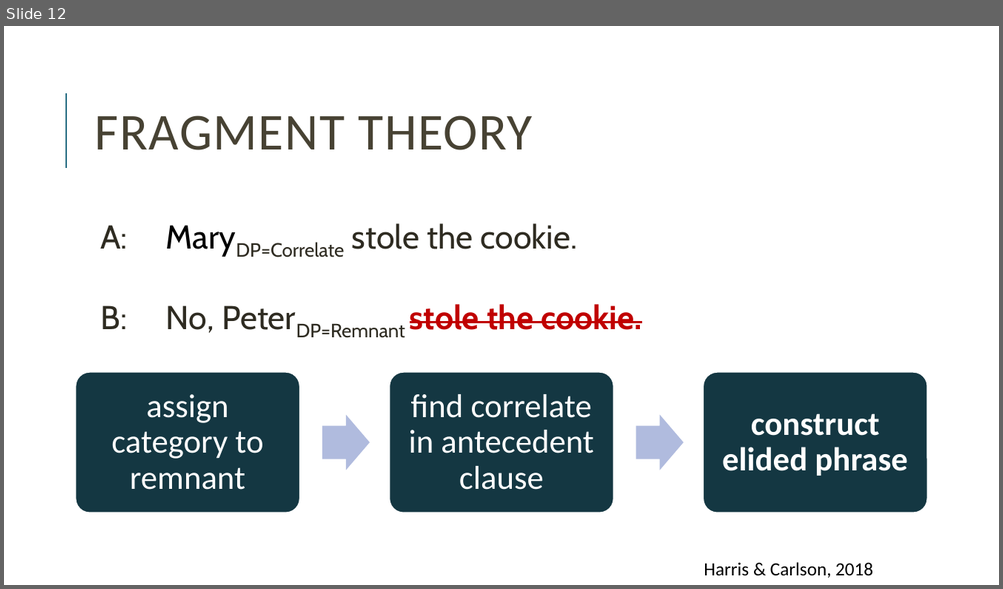
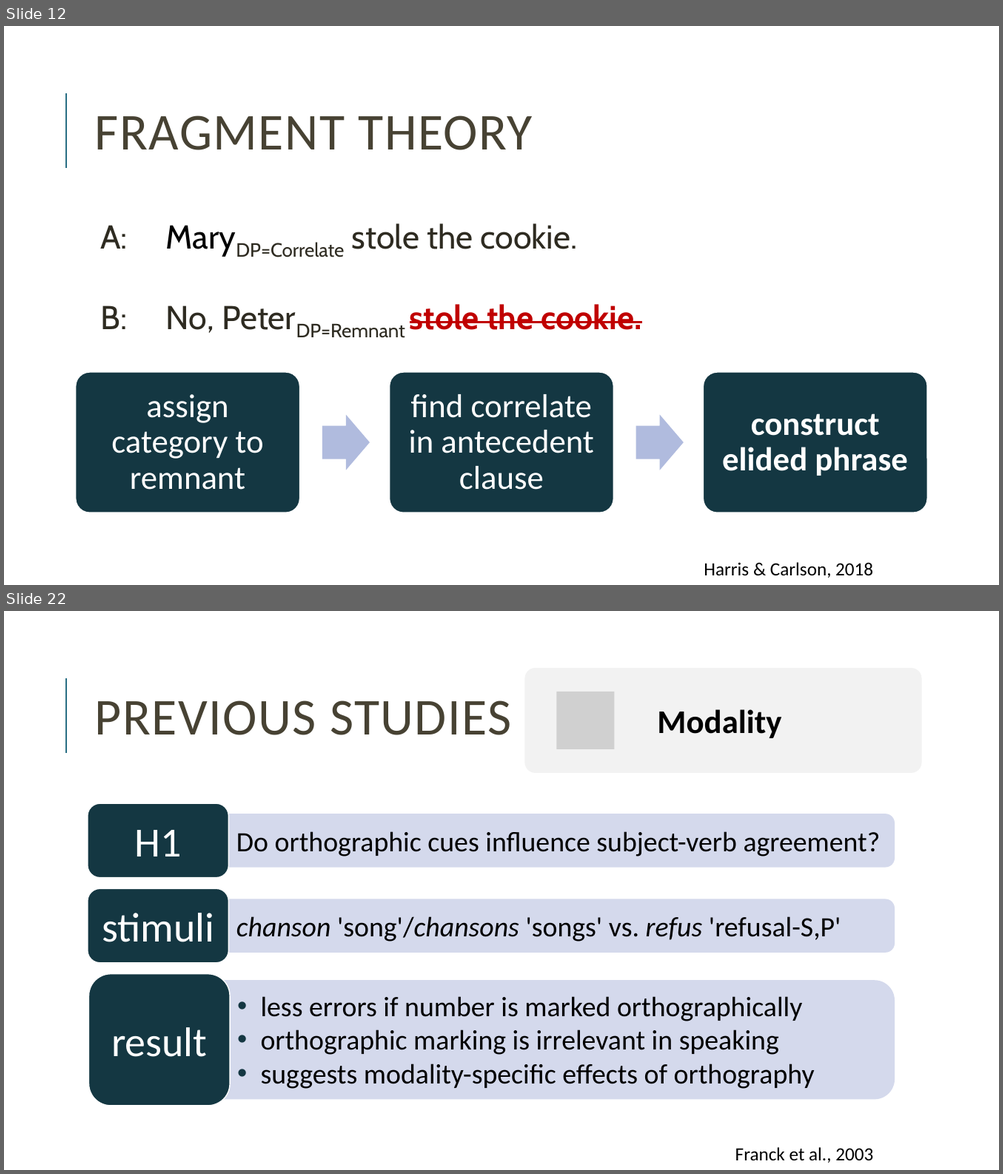
Before and after one commit to miriamschiele/MA, a slide deck: presentation/Miriam Schiele, MA presentation.pptx. Shown one above the other, each under a label of ours: slide 12 before the commit, slides 12 and 22 after it; the slides between them are not shown. The pictures are 1003x589 and 1003x1174 pixels, drawn with LibreOffice and Linux fonts; fonts in the diff are those of the drawing; grey boxes stand for pictures. Boxes give left, top, right and bottom in pixels: in the first picture for what was removed or moved away, otherwise in the second. Text is boxed around its words. In the diff, an @@ line names an element or a change of style, - is before the commit and + after.

```diff
--- a/presentation/Miriam Schiele, MA presentation.pptx
+++ b/presentation/Miriam Schiele, MA presentation.pptx
@@ slide 22 added at box(4, 611, 999, 1170), background #FFFFFF; not listed: 1 template element that a slide beside it also shows @@
@@ rounded rectangle added at box(525, 668, 922, 773), fill #F2F2F2 @@
@@ picture added at box(556, 692, 614, 749) @@
@@ title added at box(95, 701, 511, 735), 50 pt, text #474233 @@
+PREVIOUS STUDIES
@@ text added at box(657, 709, 781, 738), 32 pt, text #000000, bold @@
+Modality
@@ rounded rectangle added at box(88, 803, 228, 878), fill #143742, outline #FFFFFF 1 pt, 40 pt, text #FFFFFF @@
+H1
@@ rounded rectangle added at box(189, 815, 894, 867), fill #D4D9EC, outline #D4D9EC 1 pt, 27 pt, text #000000 @@
+• Do orthographic cues influence subject-verb agreement?
@@ rounded rectangle added at box(88, 889, 228, 963), fill #143742, outline #FFFFFF 1 pt, 40 pt, text #FFFFFF @@
+stimuli
@@ rounded rectangle added at box(189, 900, 894, 952), fill #D4D9EC, outline #D4D9EC 1 pt, 27 pt, text #000000 @@
+• chanson 'song'/chansons 'songs' vs. refus 'refusal-S,P'
@@ rounded rectangle added at box(89, 974, 230, 1106), fill #143742, outline #FFFFFF 1 pt, 40 pt, text #FFFFFF @@
+result
@@ rounded rectangle added at box(189, 981, 894, 1099), fill #D4D9EC, outline #D4D9EC 1 pt @@
@@ text added at box(261, 997, 814, 1089), 27 pt, text #000000 @@
+• less errors if number is marked orthographically
+• orthographic marking is irrelevant in speaking
+• suggests modality-specific effects of orthography
@@ text added at box(735, 1147, 873, 1163), 18 pt, text #000000 @@
+Franck et al., 2003
```
Also in this commit, not shown: 3 slides changed, 3 other slides added.
